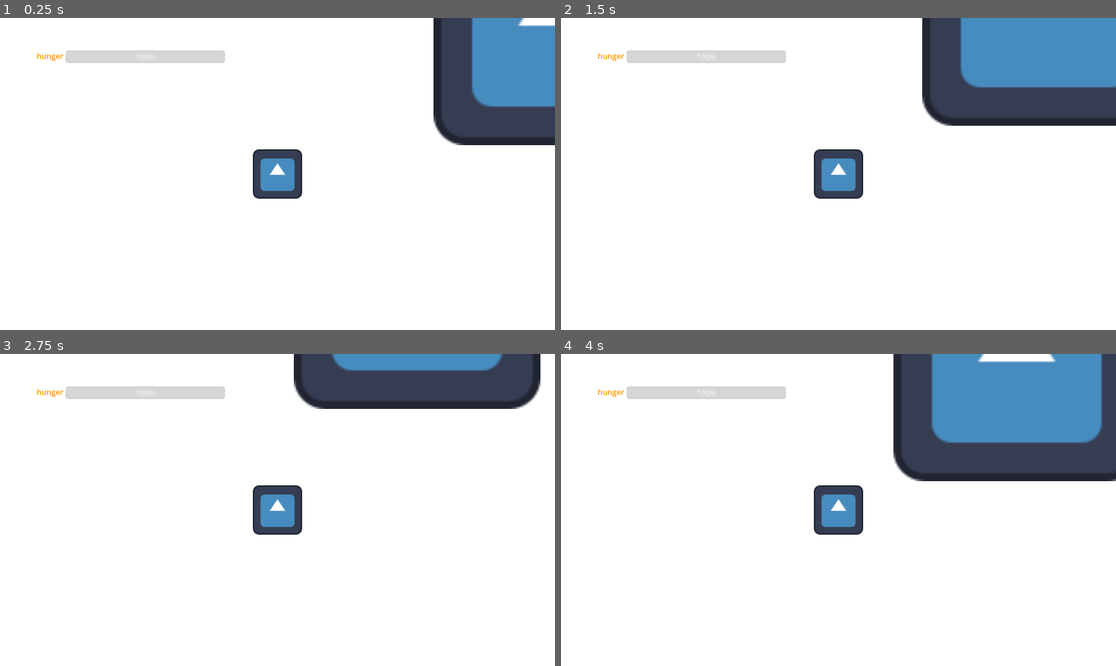
Above: before the commit, frames 1-4 (two rows, left to right).
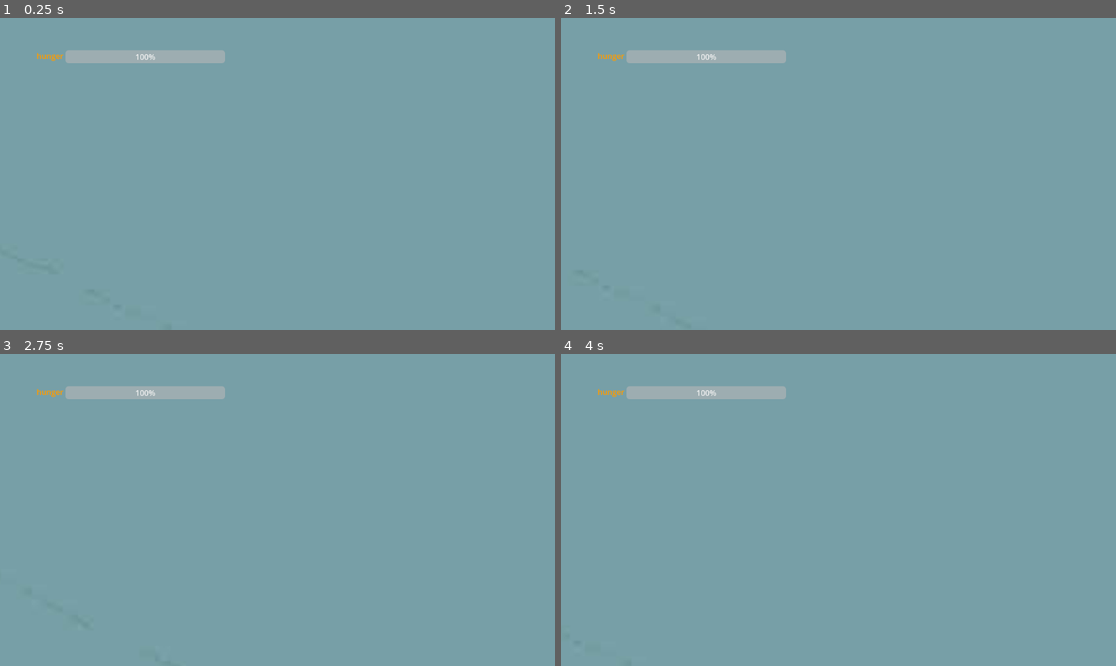
Above: after the commit, the same moments.

Repository: 2192375d/spring2djam
Game: Godot game, scene res://world/World.tscn
Two runs of this game, one before a commit and one after it. Both use one fixed random seed, a clock stepped at 60 frames per second and the inputs below. The engine's default icon, where the game draws it, is replaced by a stand-in: a white triangle on a blue panel in a dark square.
Inputs:
- Up to frame 1 (0.25 s): no input
- Up to frame 2 (1.5 s): tap Enter at 0.5 s; hold D (right) 0.53-1.28 s; hold S (down) from 1.28 s (still down)
- Up to frame 3 (2.75 s): release S (down) at 2.03 s; hold D (right) from 2.03 s (still down)
- Up to frame 4 (4 s): release D (right) at 2.78 s; hold W (up) 2.78-3.53 s; hold A (left) from 3.53 s (still down)

The runs differ from the first frame. In frame 1, 100% of the frame differs, in the area x 0-100%, y 0-100%; in frame 2, 100%; in frame 3, 100%; in frame 4, 100%.

Commit message:
art: forest bg

Diff:
--- a/world/World.tscn
+++ b/world/World.tscn
@@ -1,19 +1,20 @@
 [gd_scene format=3 uid="uid://ckavqb25bdaul"]
 
-[ext_resource type="Script" uid="uid://b2t65g5s8eli3" path="res://world/world.gd" id="1_1tnoa"]
+[ext_resource type="Script" path="res://world/world.gd" id="1_1tnoa"]
 [ext_resource type="PackedScene" uid="uid://c55m2s1sfkjls" path="res://entity/bird_1.tscn" id="1_jeodi"]
-[ext_resource type="PackedScene" uid="uid://dy7truvlgrnsw" path="res://world/game_ui.tscn" id="2_qcaji"]
+[ext_resource type="PackedScene" path="res://world/game_ui.tscn" id="2_qcaji"]
 [ext_resource type="Texture2D" uid="uid://4q335xxs2p" path="res://icon.svg" id="4_5hvw7"]
+[ext_resource type="Texture2D" uid="uid://2swrs8b2b6go" path="res://art/forestbg.jpg" id="5_ahhnx"]
 
 [sub_resource type="CanvasTexture" id="CanvasTexture_gv5m4"]
 
 [node name="World" type="Node2D" unique_id=1550517037]
 script = ExtResource("1_1tnoa")
-metadata/_custom_type_script = "uid://b2t65g5s8eli3"
 
 [node name="game_ui" parent="." unique_id=686514258 instance=ExtResource("2_qcaji")]
 
 [node name="TextureRect" type="TextureRect" parent="." unique_id=257559454]
+visible = false
 offset_right = 1152.0
 offset_bottom = 648.0
 texture = SubResource("CanvasTexture_gv5m4")
@@ -29,3 +30,9 @@
 [node name="Icon" type="Sprite2D" parent="." unique_id=1001805182]
 position = Vector2(544, 157)
 texture = ExtResource("4_5hvw7")
+
+[node name="TextureRect2" type="TextureRect" parent="." unique_id=536565872]
+offset_right = 14637.0
+offset_bottom = 3240.0
+texture = ExtResource("5_ahhnx")
+stretch_mode = 1
--- a/world/blood_particle.tres
+++ b/world/blood_particle.tres
@@ -16,3 +16,4 @@
 scale_min = 0.5
 scale_max = 2.0
 scale_curve = SubResource("CurveTexture_pucf0")
+color = Color(1, 0.20784314, 0, 1)
--- /dev/null
+++ b/world/bloodparticle.tscn
@@ -0,0 +1,13 @@
+[gd_scene format=3 uid="uid://cdage3p7lypba"]
+
+[ext_resource type="Material" uid="uid://cax5ngbqlvi7l" path="res://world/blood_particle.tres" id="1_pucf0"]
+
+[node name="Bloodparticle" type="Node2D" unique_id=1430481892]
+
+[node name="GPUParticles2D" type="GPUParticles2D" parent="." unique_id=917649454]
+emitting = false
+amount = 30
+lifetime = 0.45
+one_shot = true
+explosiveness = 1.0
+process_material = ExtResource("1_pucf0")
Binary file added: art/forestbg.jpg
Not shown, added: art/forestbg.jpg.import
Binary file added: art/tempbg.jpg
Not shown, added: art/tempbg.jpg.import
